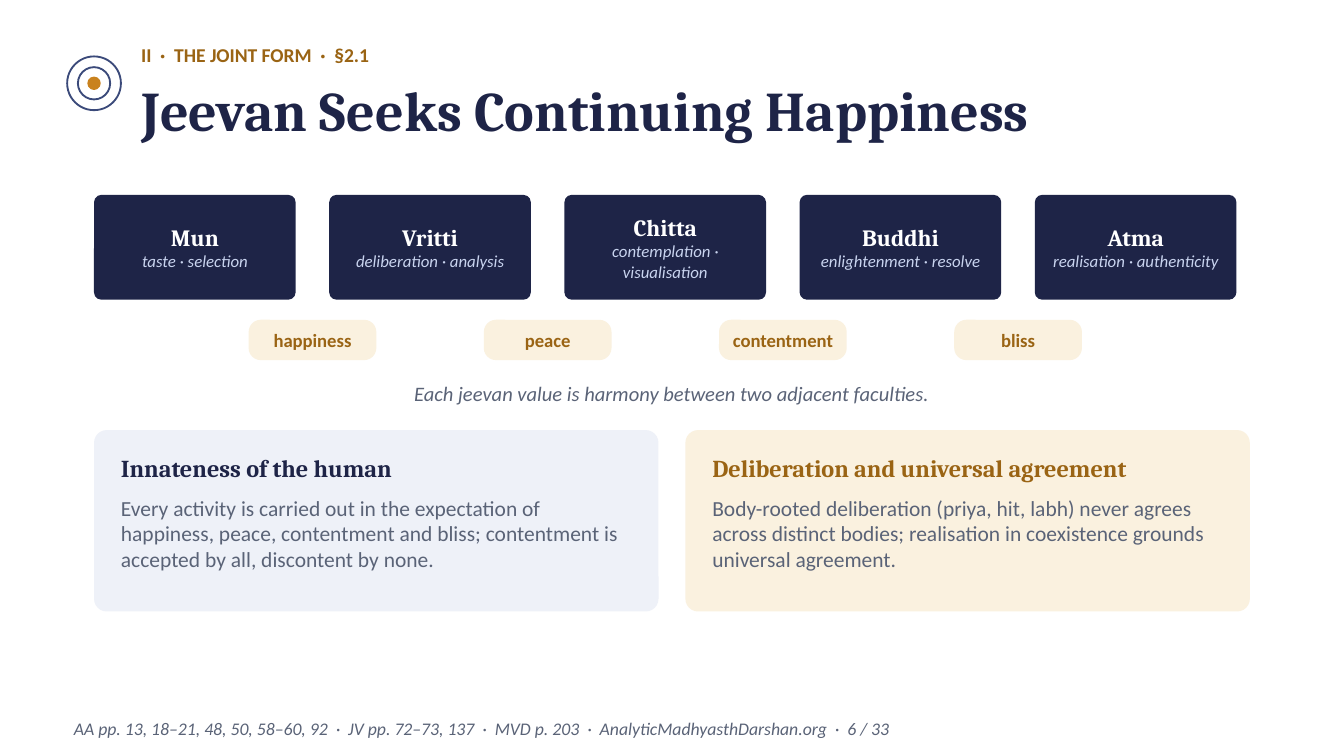
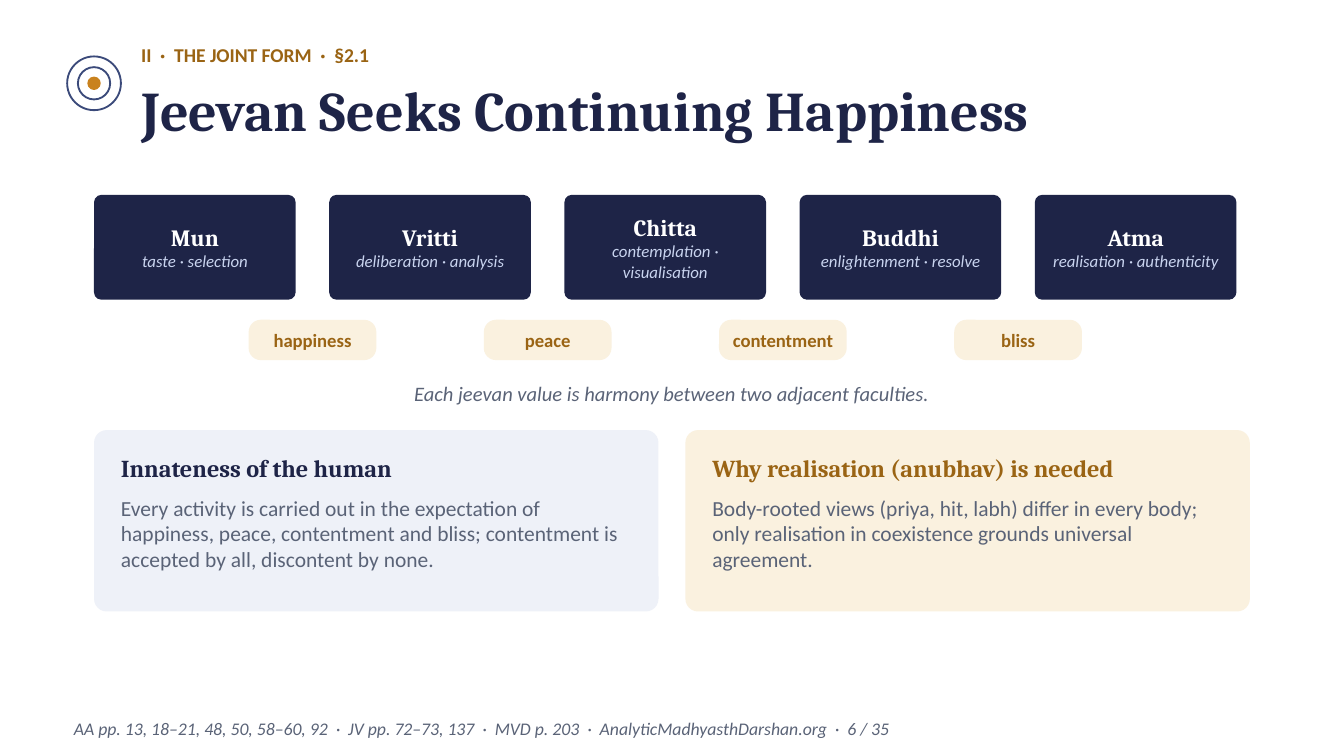
Before and after one commit to raghavamohan/AnalyticMadhyasthDarshan, a slide deck: slide 6 of Studies/Prosperity-Economics-And-Right-Use/Prosperity-Economics-And-Right-Use-Madhyasth-Darshan.pptx. Drawn at 1344x756 pixels with LibreOffice and Linux fonts; fonts in the diff are those of the drawing. Boxes give left, top, right and bottom in pixels: in the first picture for what was removed or moved away, otherwise in the second. Text is boxed around its words. In the diff, an @@ line names an element or a change of style, - is before the commit and + after.

Commit message:
Add dedicated slides on the 6 deadlocks of current economics and why realisation is needed

```diff
--- a/Studies/Prosperity-Economics-And-Right-Use/Prosperity-Economics-And-Right-Use-Madhyasth-Darshan.pptx
+++ b/Studies/Prosperity-Economics-And-Right-Use/Prosperity-Economics-And-Right-Use-Madhyasth-Darshan.pptx
@@ text at (x1=712, y1=459, x2=1113, y2=483): text changed @@
-Deliberation and universal agreement
+Why realisation (anubhav) is needed
@@ text at (x1=712, y1=500, x2=1197, y2=571): text changed @@
-Body-rooted deliberation (priya, hit, labh) never agrees across distinct bodies; realisation in coexistence grounds universal agreement.
+Body-rooted views (priya, hit, labh) differ in every body; only realisation in coexistence grounds universal agreement.
@@ text at (x1=74, y1=722, x2=889, y2=738): text changed @@
-AA pp. 13, 18–21, 48, 50, 58–60, 92 · JV pp. 72–73, 137 · MVD p. 203 · AnalyticMadhyasthDarshan.org · 6 / 33
+AA pp. 13, 18–21, 48, 50, 58–60, 92 · JV pp. 72–73, 137 · MVD p. 203 · AnalyticMadhyasthDarshan.org · 6 / 35
```
Also in this commit, not shown: 32 other slides changed, 2 slides added, 2 other files.
